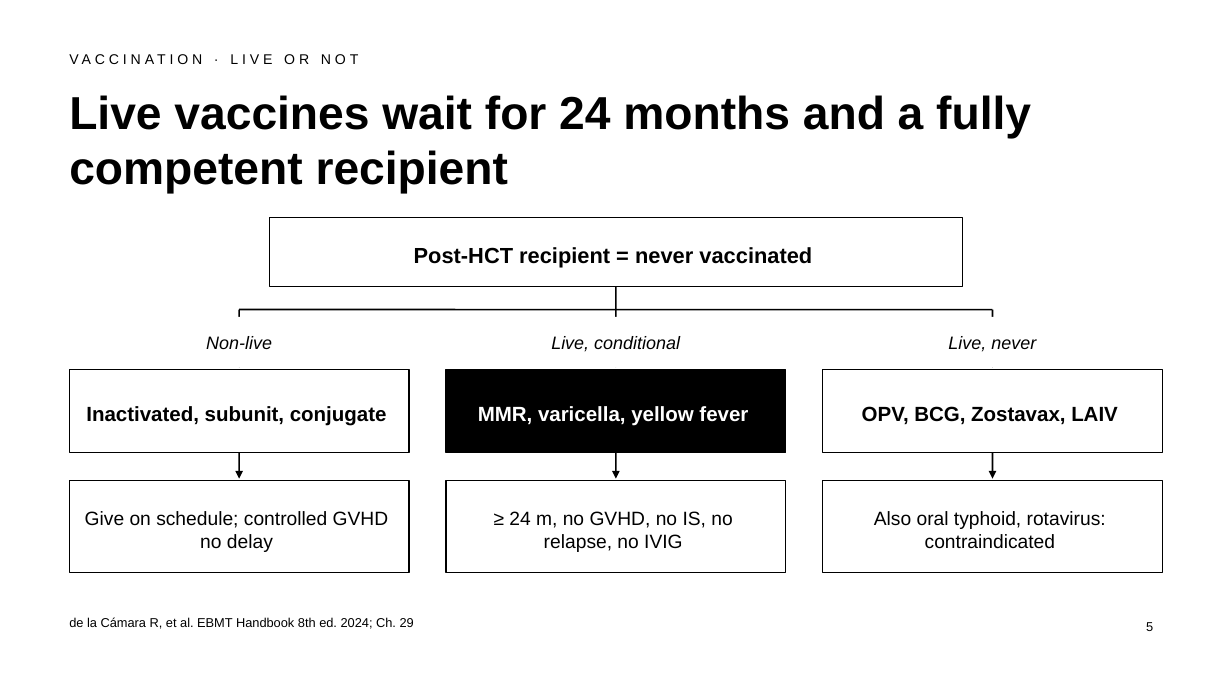
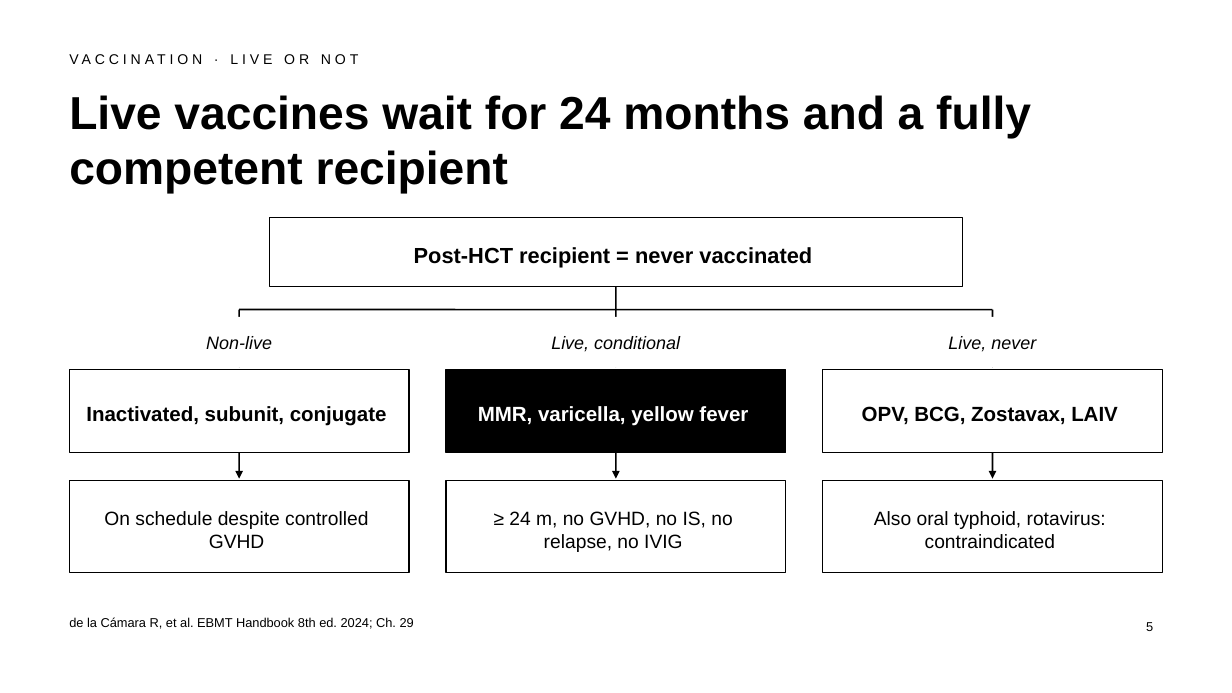
Before and after one commit to htlin222/ebmt-handbook-skill, a slide deck: slide 5 of slides/decks/s12-survivorship-late-effects.pptx. Drawn at 1232x693 pixels with LibreOffice and Linux fonts; fonts in the diff are those of the drawing. Boxes give left, top, right and bottom in pixels: in the first picture for what was removed or moved away, otherwise in the second. Text is boxed around its words. In the diff, an @@ line names an element or a change of style, - is before the commit and + after.

```diff
--- a/slides/decks/s12-survivorship-late-effects.pptx
+++ b/slides/decks/s12-survivorship-late-effects.pptx
@@ text in rectangle at (104, 511, 368, 549): text changed @@
-Give on schedule; controlled GVHD no delay
+On schedule despite controlled GVHD
```
Also in this commit, not shown: 1 other file.
